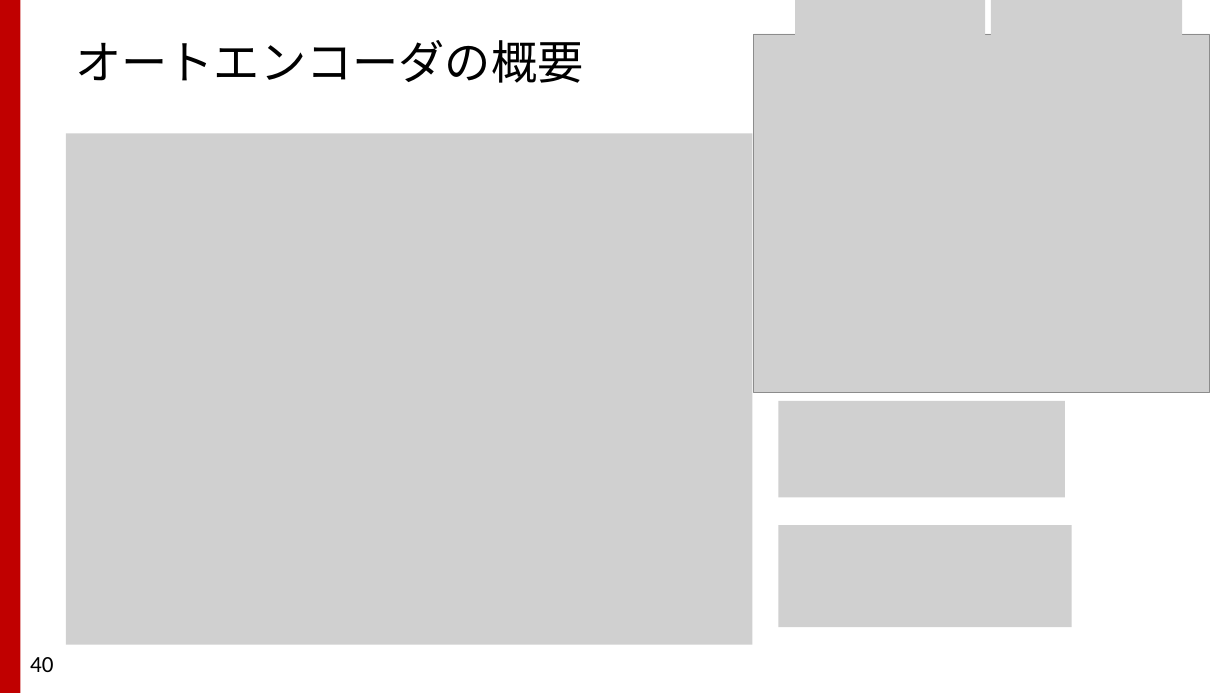
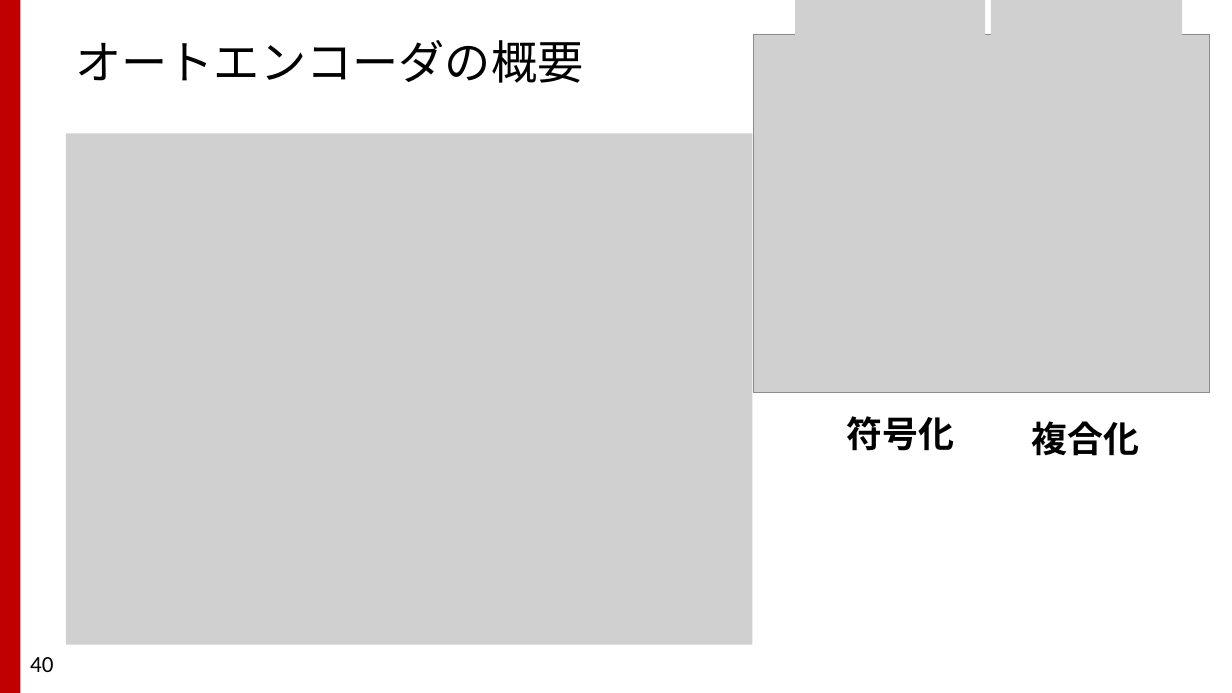
Before and after one commit to TakashiIjiri/TakashiIjiri.github.io, a slide deck: slide 40 of classes/cv/cv8.pptx. Drawn at 1232x693 pixels with LibreOffice and Linux fonts; fonts in the diff are those of the drawing; grey boxes stand for pictures. Boxes give left, top, right and bottom in pixels: in the first picture for what was removed or moved away, otherwise in the second. Text is boxed around its words. In the diff, an @@ line names an element or a change of style, - is before the commit and + after.

```diff
--- a/classes/cv/cv8.pptx
+++ b/classes/cv/cv8.pptx
@@ picture removed at (778,401,1065,497) @@
@@ text added at (847,416,955,451), 28 pt, text #000000, bold @@
+符号化
@@ text added at (1032,421,1140,456), 28 pt, text #000000, bold @@
+複合化
@@ picture removed at (778,525,1071,627) @@
```
Also in this commit, not shown: 14 other slides changed, 1 other file.
